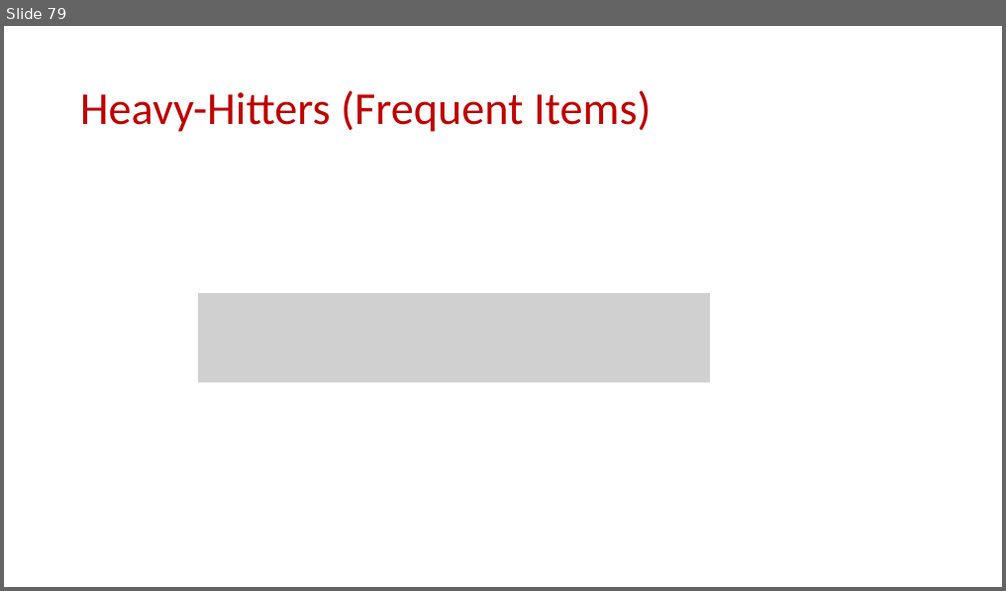
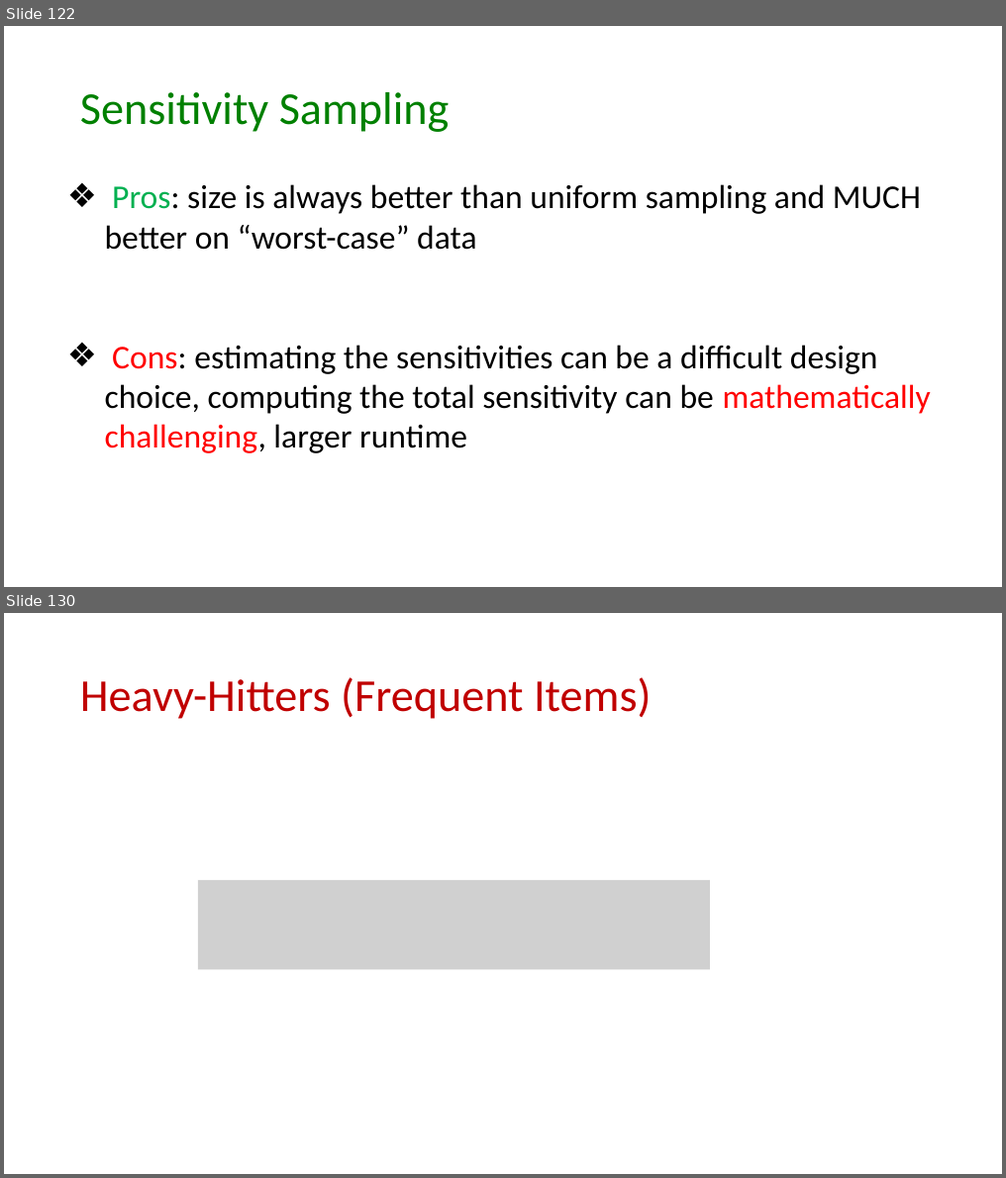
Before and after one commit to samsonzhou/samsonzhou.github.io, a slide deck: CSCE689-23/L15.pptx. Shown one above the other, each under a label of ours: slide 79 before the commit, slides 122 and 130 after it; the slides between them are not shown. The pictures are 1006x591 and 1006x1178 pixels, drawn with LibreOffice and Linux fonts; fonts in the diff are those of the drawing; grey boxes stand for pictures. Boxes give left, top, right and bottom in pixels: in the first picture for what was removed or moved away, otherwise in the second. Text is boxed around its words. In the diff, an @@ line names an element or a change of style, - is before the commit and + after.

```diff
--- a/CSCE689-23/L15.pptx
+++ b/CSCE689-23/L15.pptx
@@ slide 122 added at <box>4,26,1002,587</box>, background #FFFFFF @@
@@ title added at <box>80,92,450,132</box>, 44 pt, text #008000 @@
+Sensitivity Sampling
@@ text added at <box>105,184,931,454</box>, 32 pt, text #000000 @@
+❖ Pros: size is always better than uniform sampling and MUCH better on “worst-case” data
+❖ Cons: estimating the sensitivities can be a difficult design choice, computing the total sensitivity can be mathematically challenging, larger runtime
@@ what was slide 79 is now slide 130 @@
```
Also in this commit, not shown: 50 other slides added.
